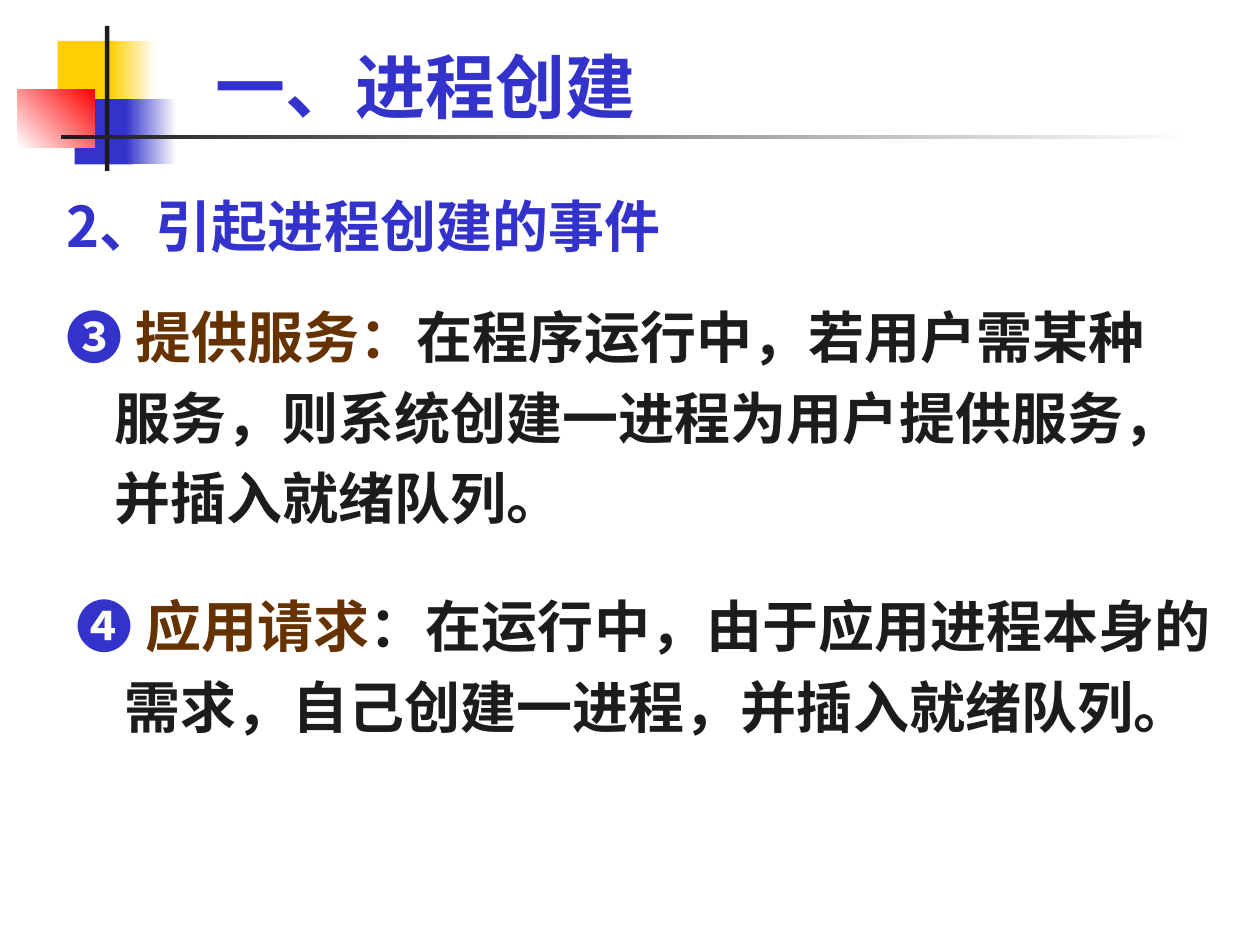
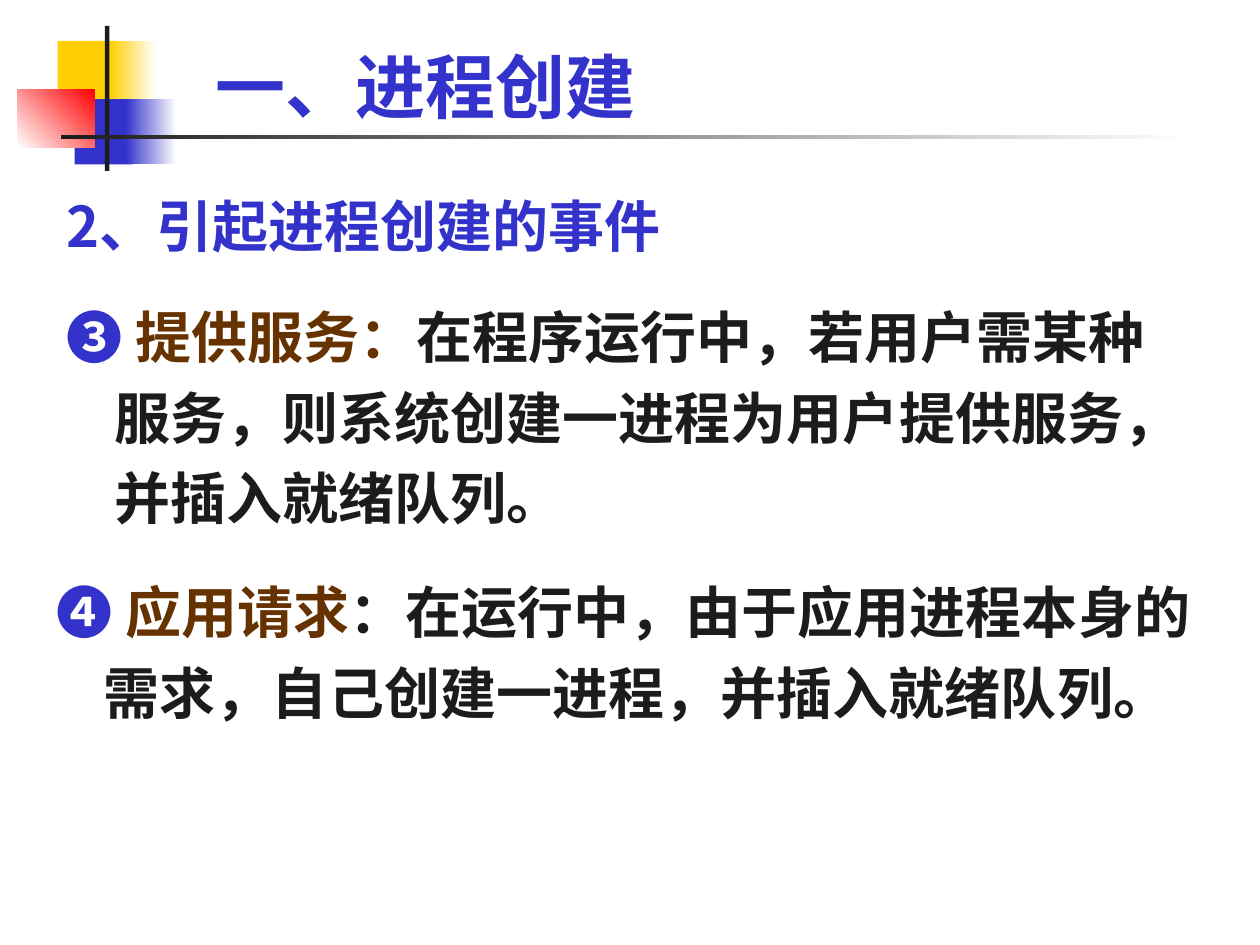
Before and after one commit to rjnew/OS, a slide deck: slide 55 of OS02.1 进程.pptx (slide 56 before the commit). Drawn at 1260x945 pixels with LibreOffice and Linux fonts; fonts in the diff are those of the drawing. Boxes give left, top, right and bottom in pixels: in the first picture for what was removed or moved away, otherwise in the second. Text is boxed around its words. In the diff, an @@ line names an element or a change of style, - is before the commit and + after.

```diff
--- a/OS02.1 进程.pptx
+++ b/OS02.1 进程.pptx
@@ text "❹ 应用请求：在运行中，由于应用进程本身的需求，自己创建一进程，并插入就绪队列。": place and size @@
-text "❹ 应用请求：在运行中，由于应用进程本身的需求，自己创建一进程，并插入就绪队列。" at bbox=[77, 599, 1211, 736]
+text "❹ 应用请求：在运行中，由于应用进程本身的需求，自己创建一进程，并插入就绪队列。" at bbox=[57, 585, 1190, 722]
```
Also in this commit, not shown: 18 other slides changed, 2 slides added, 2 slides removed.
